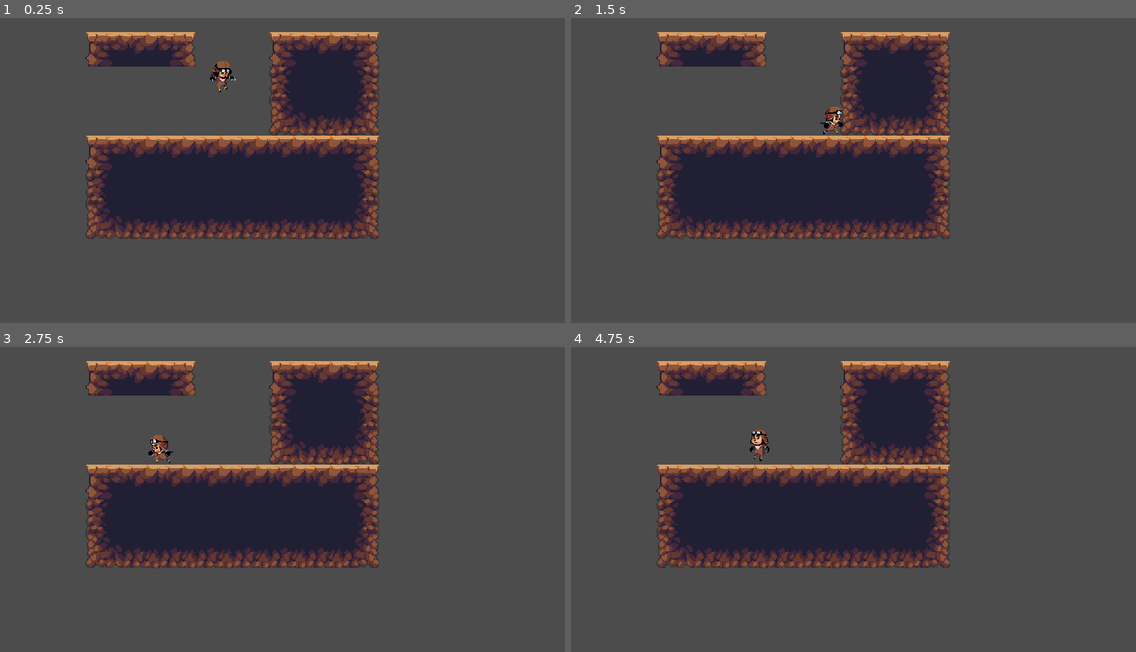
Above: before the commit, frames 1-4 (two rows, left to right).
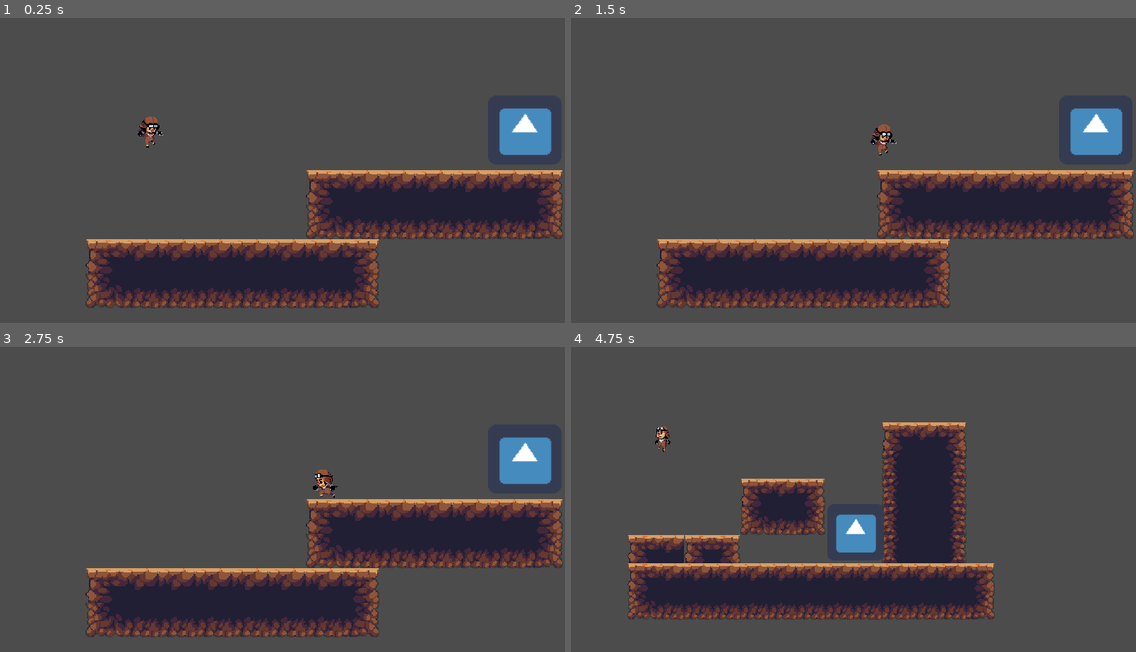
Above: after the commit, the same moments.

Repository: Guaris/gamedev
Game: Godot game, scene res://World.tscn
The game is run twice, just before and just after one commit, with the same random seed, the same clock (stepped at 60 frames per second) and the same inputs. The engine's default icon, where the game draws it, is replaced by a stand-in: a white triangle on a blue panel in a dark square.
Inputs:
- Up to frame 1 (0.25 s): no input
- Up to frame 2 (1.5 s): hold Right (ui_right) from 0.53 s (still down); tap Up (ui_up) at 0.77 s
- Up to frame 3 (2.75 s): tap Up (ui_up) at 1.52 s; release Right (ui_right) at 2.03 s; hold Left (ui_left) from 2.03 s (still down)
- Up to frame 4 (4.75 s): release Left (ui_left) at 2.78 s; hold Right (ui_right) 2.78-4.28 s; tap Up (ui_up) at 3.02, 3.77, 4.52 s; hold Left (ui_left) from 4.28 s (still down)

The runs differ from the first frame. In frame 1, 46% of the frame differs, in the area x 15-100%, y 4-96%; in frame 2, 46%; in frame 3, 46%; in frame 4, 36%.

Commit message:
save

Diff:
--- /dev/null
+++ b/testmove/Player.tscn
@@ -0,0 +1,68 @@
+[gd_scene load_steps=13 format=2]
+
+[ext_resource path="res://KinematicBody2D.gd" type="Script" id=1]
+[ext_resource path="res://Sprites/Player/Run0.png" type="Texture" id=2]
+[ext_resource path="res://Sprites/Player/Run1.png" type="Texture" id=3]
+[ext_resource path="res://Sprites/Player/Run2.png" type="Texture" id=4]
+[ext_resource path="res://Sprites/Player/Run4.png" type="Texture" id=5]
+[ext_resource path="res://Sprites/Player/Run3.png" type="Texture" id=6]
+[ext_resource path="res://Sprites/Player/Run7.png" type="Texture" id=7]
+[ext_resource path="res://Sprites/Player/Idle0.png" type="Texture" id=8]
+[ext_resource path="res://Sprites/Player/Jump1.png" type="Texture" id=9]
+[ext_resource path="res://Sprites/Player/Jump3.png" type="Texture" id=10]
+
+[sub_resource type="SpriteFrames" id=1]
+
+animations = [ {
+"frames": [ ExtResource( 2 ), ExtResource( 3 ), ExtResource( 4 ), ExtResource( 5 ), ExtResource( 6 ), ExtResource( 7 ) ],
+"loop": true,
+"name": "Run",
+"speed": 10.0
+}, {
+"frames": [ ExtResource( 8 ) ],
+"loop": true,
+"name": "Idle",
+"speed": 5.0
+}, {
+"frames": [ ExtResource( 9 ) ],
+"loop": true,
+"name": "Jump",
+"speed": 5.0
+}, {
+"frames": [ ExtResource( 10 ) ],
+"loop": true,
+"name": "Fall",
+"speed": 5.0
+} ]
+
+[sub_resource type="CapsuleShape2D" id=2]
+
+custom_solver_bias = 0.0
+radius = 14.0
+height = 28.0
+
+[node name="Player" type="KinematicBody2D" index="0"]
+
+scale = Vector2( 0.477165, 0.487393 )
+input_pickable = false
+collision_layer = 1
+collision_mask = 1
+collision/safe_margin = 0.08
+script = ExtResource( 1 )
+_sections_unfolded = [ "Transform" ]
+__meta__ = {
+"_edit_group_": true
+}
+
+[node name="Sprite" type="AnimatedSprite" parent="." index="0"]
+
+frames = SubResource( 1 )
+animation = "Idle"
+playing = true
+
+[node name="CollisionShape2D" type="CollisionShape2D" parent="." index="1"]
+
+position = Vector2( 0, 4 )
+scale = Vector2( 1, 0.981632 )
+shape = SubResource( 2 )
+_sections_unfolded = [ "Transform" ]
--- a/testmove/World.tscn
+++ b/testmove/World.tscn
@@ -1,46 +1,8 @@
-[gd_scene load_steps=14 format=2]
+[gd_scene load_steps=4 format=2]
 
-[ext_resource path="res://KinematicBody2D.gd" type="Script" id=1]
-[ext_resource path="res://Sprites/Player/Run0.png" type="Texture" id=2]
-[ext_resource path="res://Sprites/Player/Run1.png" type="Texture" id=3]
-[ext_resource path="res://Sprites/Player/Run2.png" type="Texture" id=4]
-[ext_resource path="res://Sprites/Player/Run4.png" type="Texture" id=5]
-[ext_resource path="res://Sprites/Player/Run3.png" type="Texture" id=6]
-[ext_resource path="res://Sprites/Player/Run7.png" type="Texture" id=7]
-[ext_resource path="res://Sprites/Player/Idle0.png" type="Texture" id=8]
-[ext_resource path="res://Sprites/Player/Jump1.png" type="Texture" id=9]
-[ext_resource path="res://Sprites/Player/Jump3.png" type="Texture" id=10]
-[ext_resource path="res://JungleDirtTileSet.tres" type="TileSet" id=11]
-
-[sub_resource type="SpriteFrames" id=1]
-
-animations = [ {
-"frames": [ ExtResource( 2 ), ExtResource( 3 ), ExtResource( 4 ), ExtResource( 5 ), ExtResource( 6 ), ExtResource( 7 ) ],
-"loop": true,
-"name": "Run",
-"speed": 10.0
-}, {
-"frames": [ ExtResource( 8 ) ],
-"loop": true,
-"name": "Idle",
-"speed": 5.0
-}, {
-"frames": [ ExtResource( 9 ) ],
-"loop": true,
-"name": "Jump",
-"speed": 5.0
-}, {
-"frames": [ ExtResource( 10 ) ],
-"loop": true,
-"name": "Fall",
-"speed": 5.0
-} ]
-
-[sub_resource type="CapsuleShape2D" id=2]
-
-custom_solver_bias = 0.0
-radius = 14.0
-height = 28.0
+[ext_resource path="res://Player.tscn" type="PackedScene" id=1]
+[ext_resource path="res://JungleDirtTileSet.tres" type="TileSet" id=2]
+[ext_resource path="res://WorldComplete.tscn" type="PackedScene" id=3]
 
 [node name="World" type="Node2D" index="0"]
 
@@ -48,36 +10,14 @@
 scale = Vector2( 1.3, 1.225 )
 _sections_unfolded = [ "Visibility" ]
 
-[node name="Player" type="KinematicBody2D" parent="." index="0"]
+[node name="Player" parent="." index="0" instance=ExtResource( 1 )]
 
-position = Vector2( -136.73, -183.424 )
-scale = Vector2( 0.477165, 0.487393 )
-input_pickable = false
-collision_layer = 1
-collision_mask = 1
-collision/safe_margin = 0.08
-script = ExtResource( 1 )
-__meta__ = {
-"_edit_group_": true
-}
-
-[node name="Sprite" type="AnimatedSprite" parent="Player" index="0"]
-
-frames = SubResource( 1 )
-animation = "Idle"
-playing = true
-
-[node name="CollisionShape2D" type="CollisionShape2D" parent="Player" index="1"]
-
-position = Vector2( 0, 4 )
-scale = Vector2( 1, 0.981632 )
-shape = SubResource( 2 )
-_sections_unfolded = [ "Transform" ]
+position = Vector2( -199.693, -131.974 )
 
 [node name="TileMap" type="TileMap" parent="." index="1"]
 
 mode = 0
-tile_set = ExtResource( 11 )
+tile_set = ExtResource( 2 )
 cell_size = Vector2( 32, 32 )
 cell_quadrant_size = 16
 cell_custom_transform = Transform2D( 1, 0, 0, 1, 0, 0 )
@@ -92,8 +32,13 @@
 collision_mask = 1
 occluder_light_mask = 1
 format = 1
-tile_data = PoolIntArray( -327688, 0, 0, -327687, 1, 0, -327686, 2, 0, -327683, 0, 0, -327682, 1, 0, -327681, 2, 0, -262147, 3, 0, -262146, 4, 0, -262145, 5, 0, -196611, 6, 0, -196610, 7, 0, -196609, 8, 0, -131080, 0, 0, -131079, 1, 0, -131078, 1, 0, -131077, 1, 0, -131076, 1, 0, -131075, 1, 0, -131074, 1, 0, -131073, 2, 0, -65544, 3, 0, -65543, 4, 0, -65542, 4, 0, -65541, 4, 0, -65540, 4, 0, -65539, 4, 0, -65538, 4, 0, -65537, 5, 0, -8, 6, 0, -7, 7, 0, -6, 7, 0, -5, 7, 0, -4, 7, 0, -3, 7, 0, -2, 7, 0, -1, 8, 0 )
+tile_data = PoolIntArray( -65538, 0, 0, -65537, 1, 0, -131072, 1, 0, -131071, 1, 0, -131070, 1, 0, -131069, 1, 0, -131068, 2, 0, -2, 6, 0, -1, 7, 0, -65536, 7, 0, -65535, 7, 0, -65534, 7, 0, -65533, 7, 0, -65532, 8, 0, 65528, 0, 0, 65529, 1, 0, 65530, 1, 0, 65531, 1, 0, 65532, 1, 0, 65533, 1, 0, 65534, 1, 0, 65535, 2, 0, 131064, 6, 0, 131065, 7, 0, 131066, 7, 0, 131067, 7, 0, 131068, 7, 0, 131069, 7, 0, 131070, 7, 0, 131071, 8, 0 )
 _sections_unfolded = [ "Cell" ]
 __meta__ = {
 "_edit_lock_": true
 }
+
+[node name="WorldComplete" parent="." index="2" instance=ExtResource( 3 )]
+
+position = Vector2( 93.27, -133.243 )
+nextworld = "res://World2.tscn"
--- a/testmove/World2.tscn
+++ b/testmove/World2.tscn
@@ -1,8 +1,10 @@
-[gd_scene load_steps=2 format=2]
+[gd_scene load_steps=4 format=2]
 
 [ext_resource path="res://JungleDirtTileSet.tres" type="TileSet" id=1]
+[ext_resource path="res://Player.tscn" type="PackedScene" id=2]
+[ext_resource path="res://WorldComplete.tscn" type="PackedScene" id=3]
 
-[node name="World2" type="Node" index="0"]
+[node name="World2" type="Node"]
 
 [node name="TileMap" type="TileMap" parent="." index="0"]
 
@@ -27,3 +29,12 @@
 __meta__ = {
 "_edit_lock_": true
 }
+
+[node name="Player" parent="." index="1" instance=ExtResource( 2 )]
+
+position = Vector2( 94.8245, 195.867 )
+
+[node name="WorldComplete" parent="." index="2" instance=ExtResource( 3 )]
+
+position = Vector2( 289.137, 188.872 )
+nextworld = "res://World.tscn"
--- /dev/null
+++ b/testmove/WorldComplete.gd
@@ -0,0 +1,8 @@
+#WorldComplete.gd
+extends Area2D
+export(String, FILE, "*.tscn") var nextworld
+func _physics_process(delta):
+	var bodies = get_overlapping_bodies()
+	for body in bodies:
+		if body.name == "Player":
+			get_tree().change_scene(nextworld)
--- /dev/null
+++ b/testmove/WorldComplete.tscn
@@ -0,0 +1,37 @@
+[gd_scene load_steps=4 format=2]
+
+[ext_resource path="res://WorldComplete.gd" type="Script" id=1]
+[ext_resource path="res://icon.png" type="Texture" id=2]
+
+[sub_resource type="RectangleShape2D" id=1]
+
+custom_solver_bias = 0.0
+extents = Vector2( 32, 32 )
+
+[node name="WorldComplete" type="Area2D"]
+
+input_pickable = true
+gravity_vec = Vector2( 0, 1 )
+gravity = 98.0
+linear_damp = 0.1
+angular_damp = 1.0
+audio_bus_override = false
+audio_bus_name = "Master"
+script = ExtResource( 1 )
+_sections_unfolded = [ "Transform" ]
+__meta__ = {
+"_edit_group_": true
+}
+nextworld = null
+
+[node name="icon" type="Sprite" parent="." index="0"]
+
+position = Vector2( 33.2772, 31.954 )
+texture = ExtResource( 2 )
+
+[node name="CollisionShape2D" type="CollisionShape2D" parent="." index="1"]
+
+position = Vector2( 34, 34 )
+scale = Vector2( 1, 0.995406 )
+shape = SubResource( 1 )
+_sections_unfolded = [ "Transform" ]
Not shown, changed: testmove/icon.png.import
